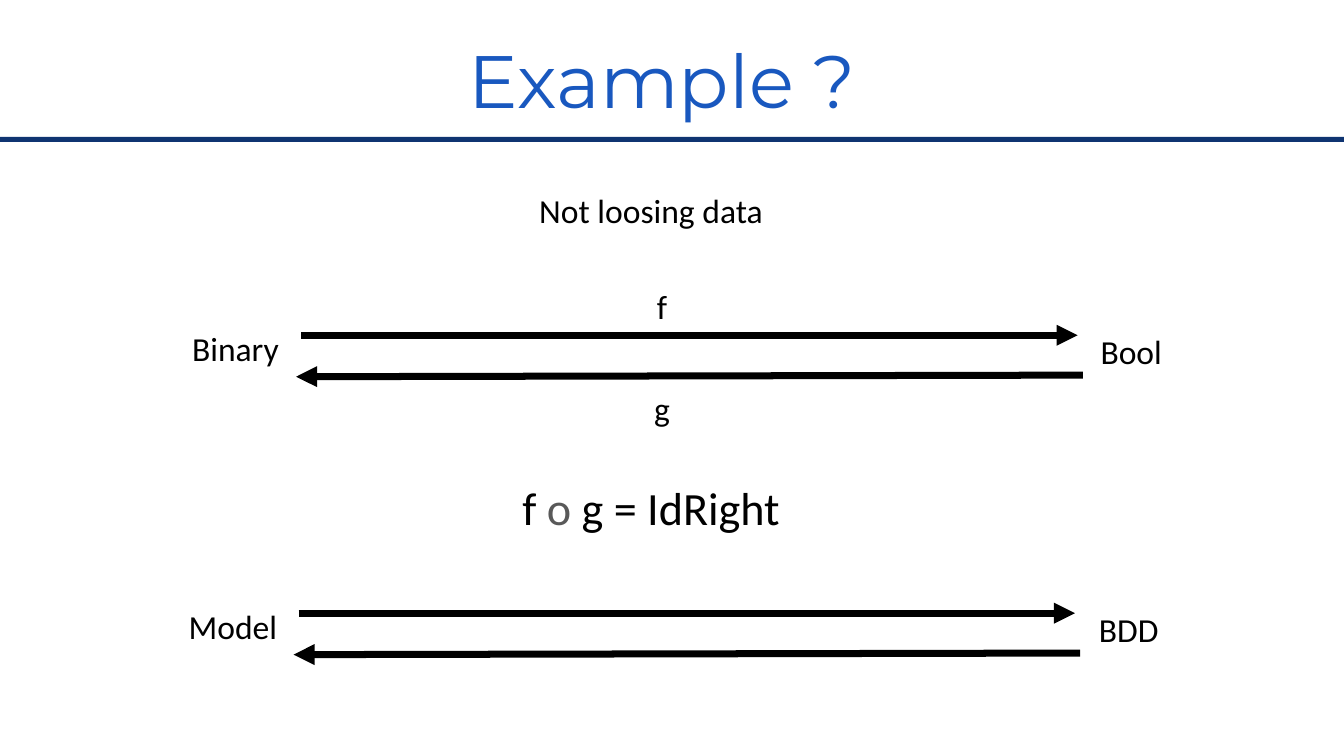
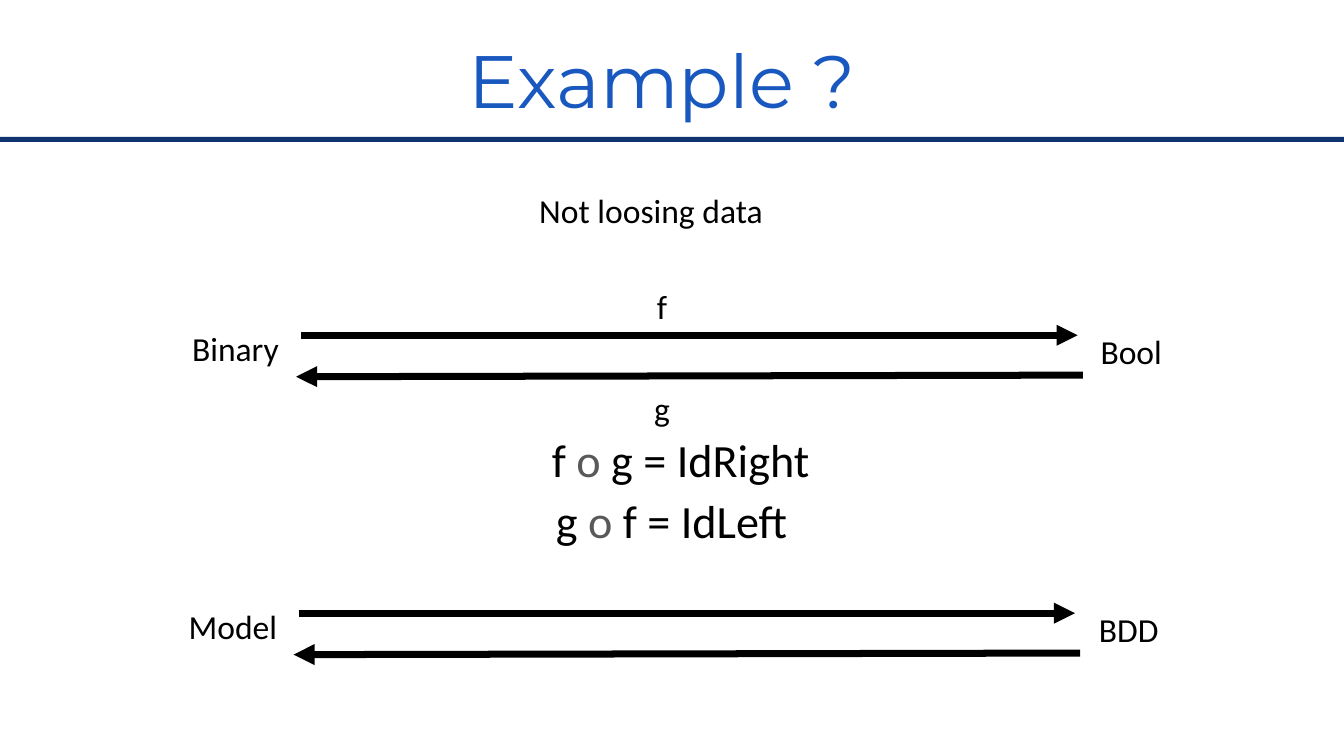
Before and after one commit to RomainTrm/CategoryTheoryYouAlreadyKnowIt, a slide deck: slide 22 of CategoryTheoryUniveristy_Devoxx_FR_2022.pptx. Drawn at 1344x756 pixels with LibreOffice and Linux fonts; fonts in the diff are those of the drawing; background and template pictures are left out. Boxes give left, top, right and bottom in pixels: in the first picture for what was removed or moved away, otherwise in the second. Text is boxed around its words. In the diff, an @@ line names an element or a change of style, - is before the commit and + after.

```diff
--- a/CategoryTheoryUniveristy_Devoxx_FR_2022.pptx
+++ b/CategoryTheoryUniveristy_Devoxx_FR_2022.pptx
@@ text "f o g = IdRight": place and size @@
-text "f o g = IdRight" at <box>522,493,779,533</box>
+text "f o g = IdRight" at <box>552,445,809,485</box>
@@ text added at <box>556,506,787,546</box>, 66 pt, text #000000 @@
+g o f = IdLeft
```
Also in this commit, not shown: 13 other slides changed, 2 slides added, 1 slide removed.
